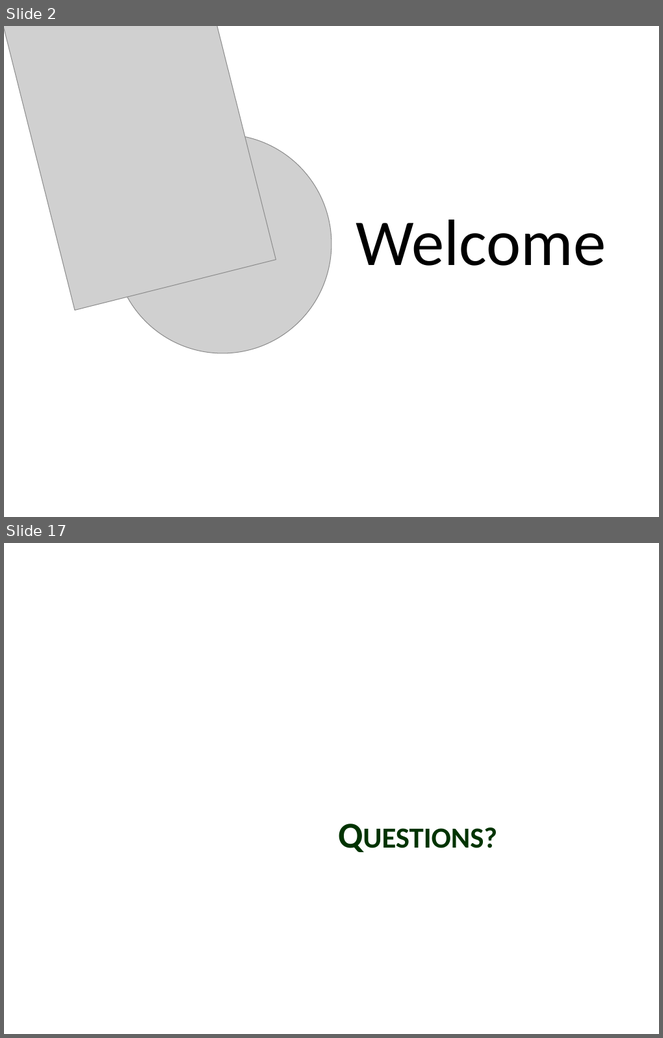
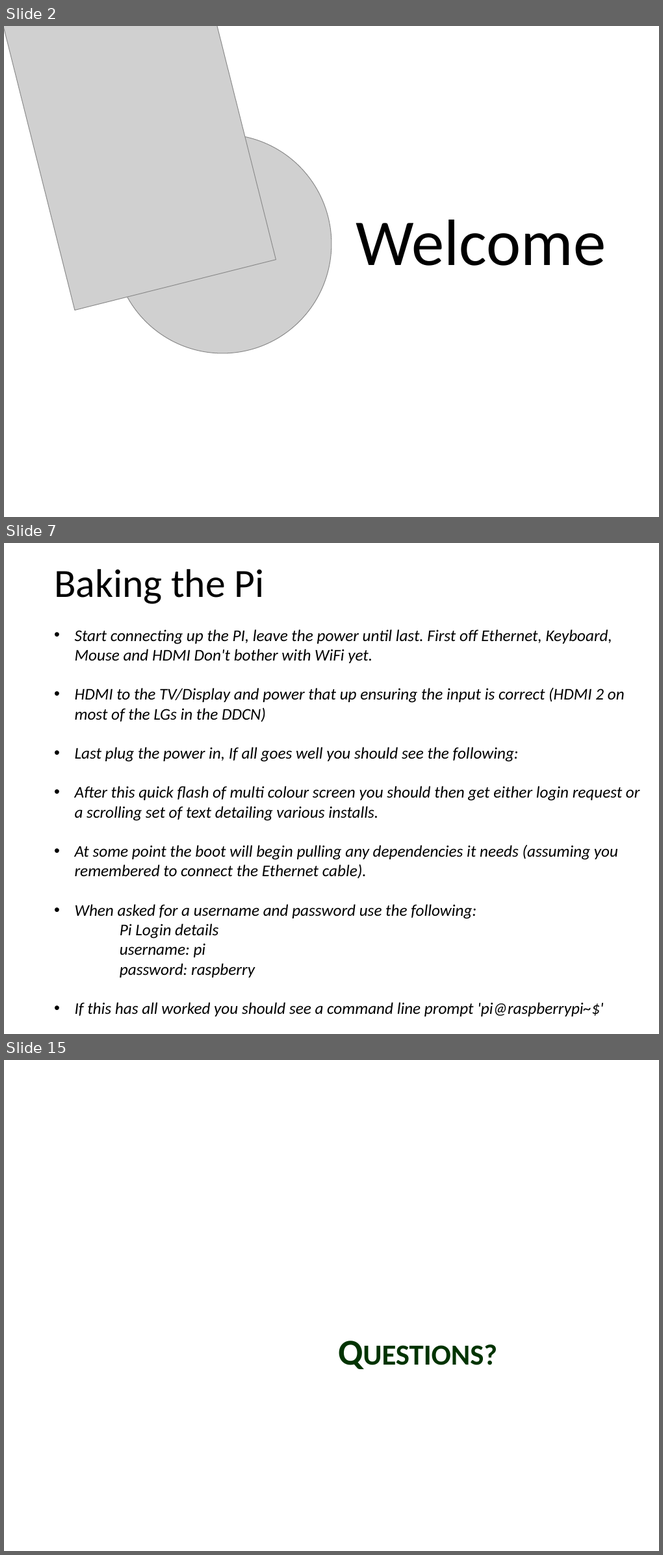
Before and after one commit to GaurG/IoT, a slide deck: IoT.pptx. Shown one above the other, each under a label of ours: slides 2 and 17 before the commit, slides 2, 7 and 15 after it; the slides between them are not shown. The pictures are 663x1038 and 663x1555 pixels, drawn with LibreOffice and Linux fonts; fonts in the diff are those of the drawing; grey boxes stand for pictures; background and template pictures are left out. Boxes give left, top, right and bottom in pixels: in the first picture for what was removed or moved away, otherwise in the second. Text is boxed around its words. In the diff, an @@ line names an element or a change of style, - is before the commit and + after.

```diff
--- a/IoT.pptx
+++ b/IoT.pptx
@@ slide 7 added at (4,543,659,1034), background picture (left out) @@
@@ text added at (54,569,640,1017), 18 pt, text #000000, italic @@
+Baking the Pi
+• Start connecting up the PI, leave the power until last. First off Ethernet, Keyboard, Mouse and HDMI Don't bother with WiFi yet.
+• HDMI to the TV/Display and power that up ensuring the input is correct (HDMI 2 on most of the LGs in the DDCN)
+• Last plug the power in, If all goes well you should see the following:
+• After this quick flash of multi colour screen you should then get either login request or a scrolling set of text detailing various installs.
+• At some point the boot will begin pulling any dependencies it needs (assuming you remembered to connect the Ethernet cable).
+• When asked for a username and password use the following:
+Pi Login details
+username: pi
+password: raspberry
+• If this has all worked you should see a command line prompt 'pi@raspberrypi~$'
@@ what was slide 17 is now slide 15 @@
```
Also in this commit, not shown: 2 slides changed, 10 other slides added, 13 slides removed.
